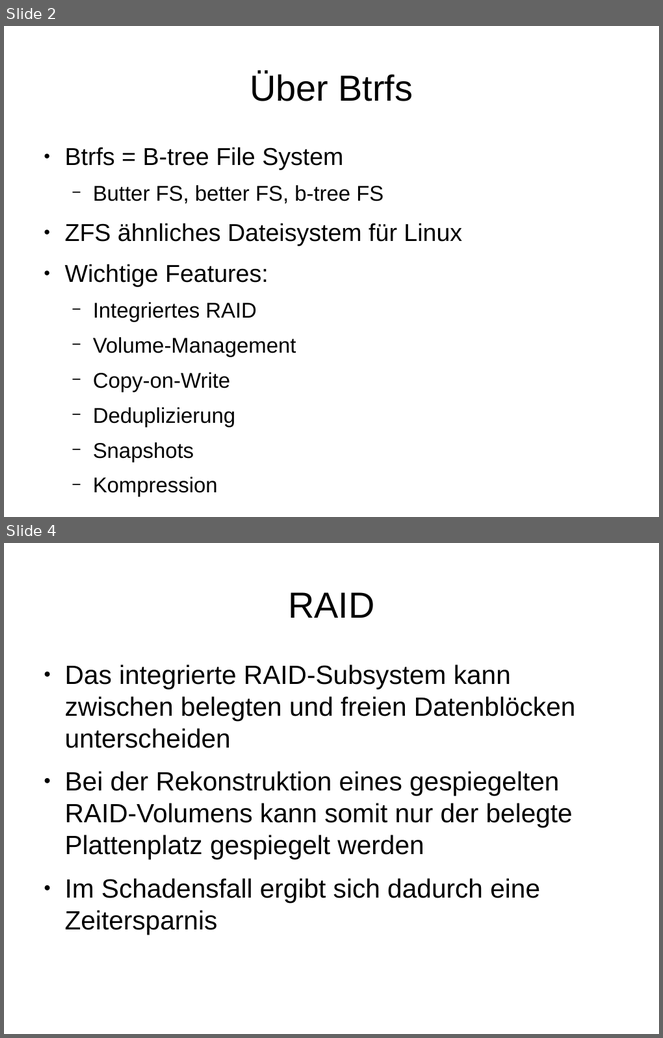
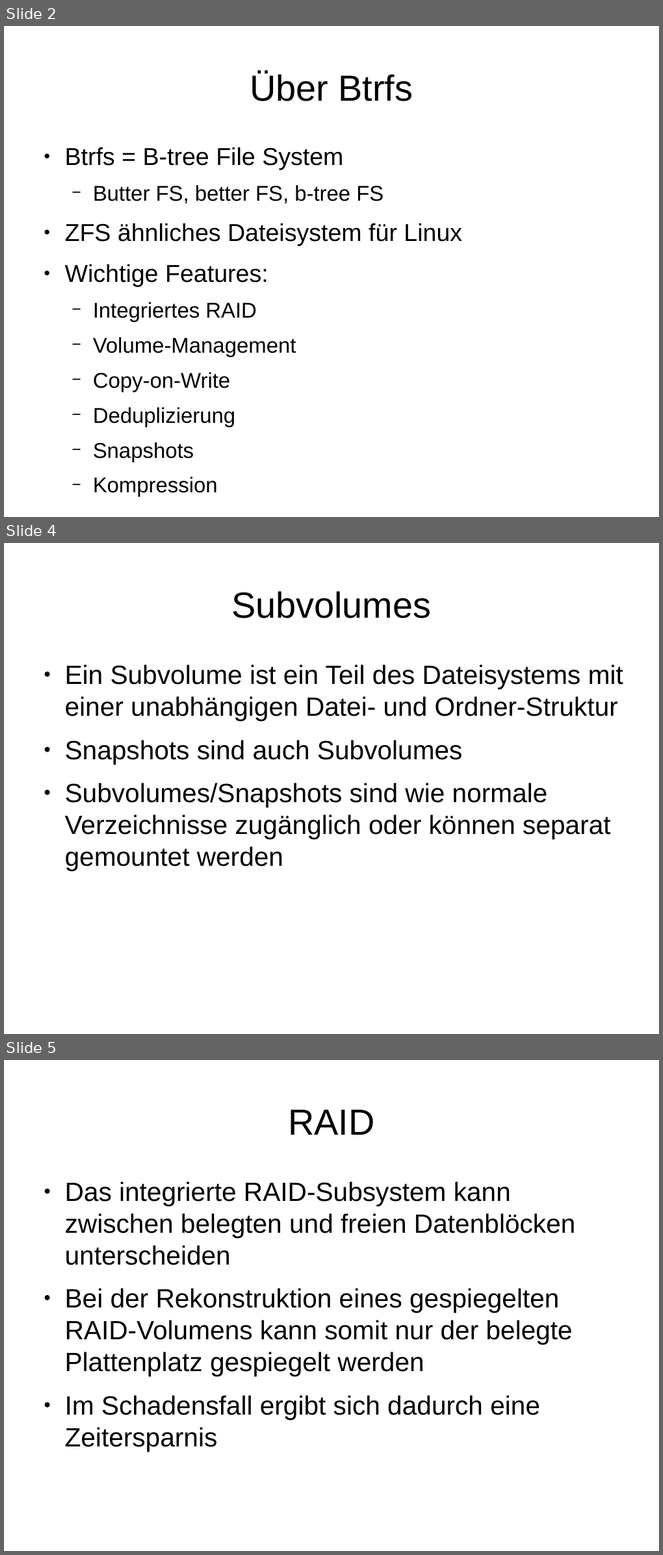
Before and after one commit to adfinis/adsy-trainings, a slide deck: SSA_SUSE-System-Administration/1003_btrfs/modul_btrfs_1003_01_slides.odp. Shown one above the other, each under a label of ours: slides 2 and 4 before the commit, slides 2, 4 and 5 after it; the slides between them are not shown. The pictures are 663x1038 and 663x1555 pixels, drawn with LibreOffice and Linux fonts; fonts in the diff are those of the drawing. Boxes give left, top, right and bottom in pixels: in the first picture for what was removed or moved away, otherwise in the second. Text is boxed around its words. In the diff, an @@ line names an element or a change of style, - is before the commit and + after.

```diff
--- a/SSA_SUSE-System-Administration/1003_btrfs/modul_btrfs_1003_01_slides.odp
+++ b/SSA_SUSE-System-Administration/1003_btrfs/modul_btrfs_1003_01_slides.odp
@@ slide 4 added at bbox=[4, 543, 659, 1034], background #FFFFFF @@
@@ title added at bbox=[232, 591, 431, 618], 44 pt, text #000000 @@
+Subvolumes
@@ text added at bbox=[65, 665, 623, 871], 32 pt, text #000000 @@
+● Ein Subvolume ist ein Teil des Dateisystems mit einer unabhängigen Datei- und Ordner-Struktur
+● Snapshots sind auch Subvolumes
+● Subvolumes/Snapshots sind wie normale Verzeichnisse zugänglich oder können separat gemountet werden
@@ what was slide 4 is now slide 5 @@
```
Also in this commit, not shown: 1 slide changed, 2 other slides added, 5 other files.
